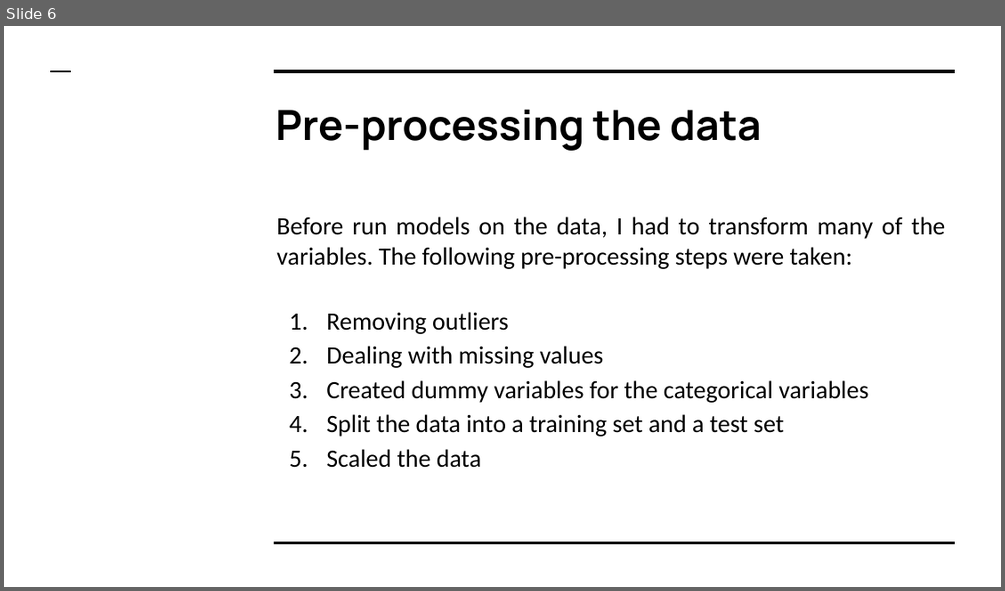
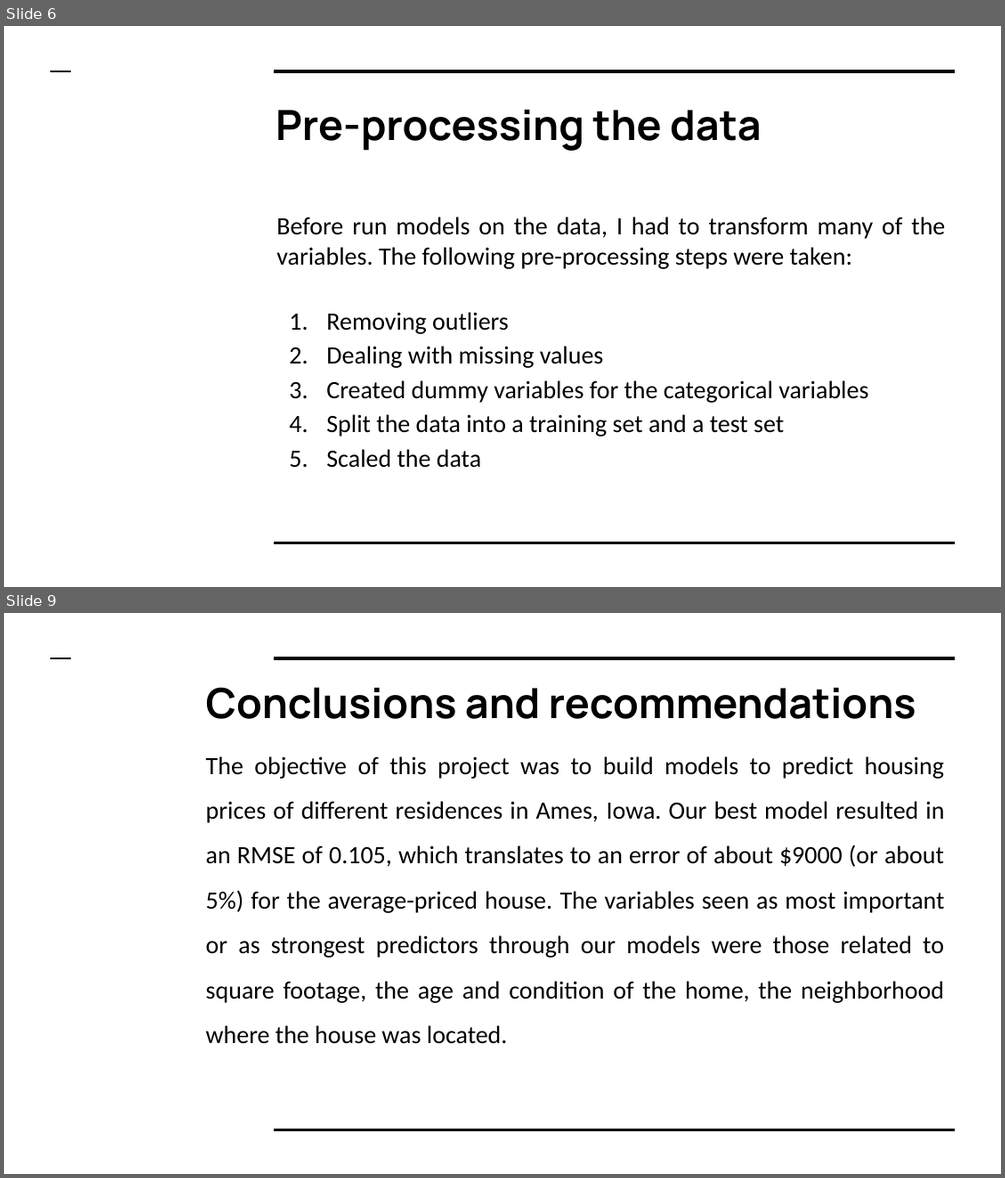
Before and after one commit to marekater/Data-Science-Portfolio, a slide deck: Capstone project 2/capstone 2.pptx. Shown one above the other, each under a label of ours: slide 6 before the commit, slides 6 and 9 after it; the slides between them are not shown. The pictures are 1005x591 and 1005x1178 pixels, drawn with LibreOffice and Linux fonts; fonts in the diff are those of the drawing. Boxes give left, top, right and bottom in pixels: in the first picture for what was removed or moved away, otherwise in the second. Text is boxed around its words. In the diff, an @@ line names an element or a change of style, - is before the commit and + after.

```diff
--- a/Capstone project 2/capstone 2.pptx
+++ b/Capstone project 2/capstone 2.pptx
@@ slide 9 added at [4, 613, 1001, 1174], background #FFFFFF; not listed: 3 template elements that a slide beside it also shows @@
@@ title added at [206, 687, 916, 719], 30 pt, text #000000, bold @@
+Conclusions and recommendations
@@ text added at [206, 756, 944, 1044], 18 pt, text #020202 @@
+The objective of this project was to build models to predict housing prices of different residences in Ames, Iowa. Our best model resulted in an RMSE of 0.105, which translates to an error of about $9000 (or about 5%) for the average-priced house. The variables seen as most important or as strongest predictors through our models were those related to square footage, the age and condition of the home, the neighborhood where the house was located.
```
Also in this commit, not shown: 2 slides changed, 1 other file.
